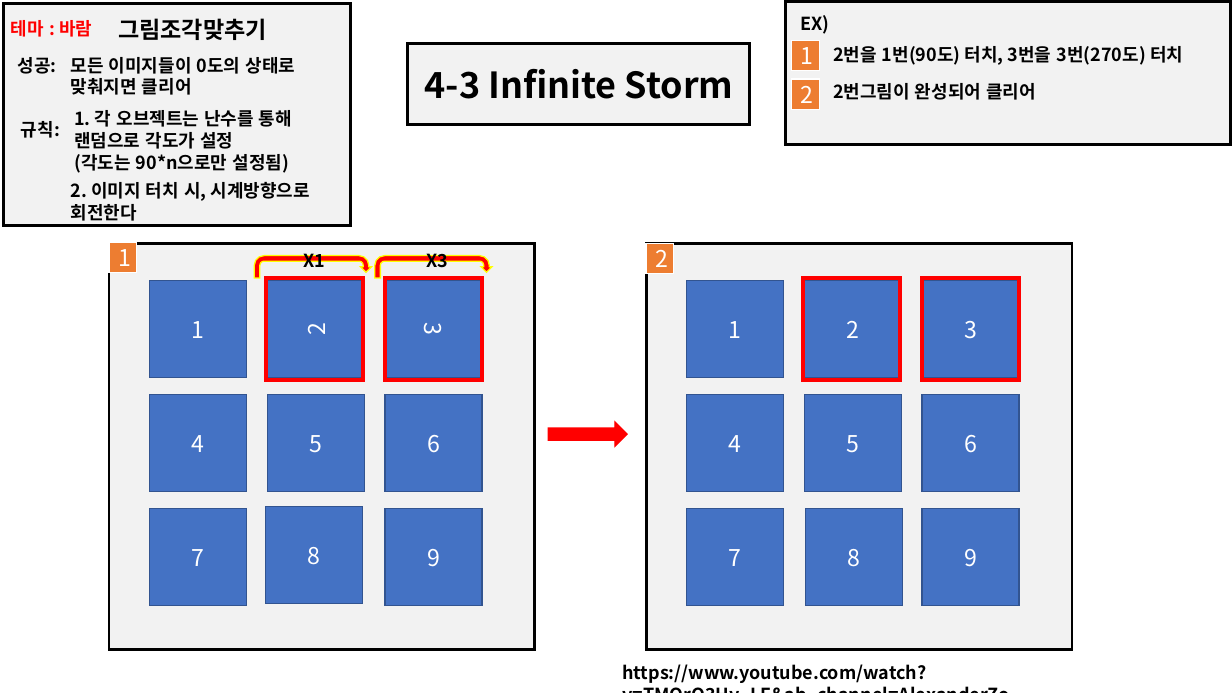
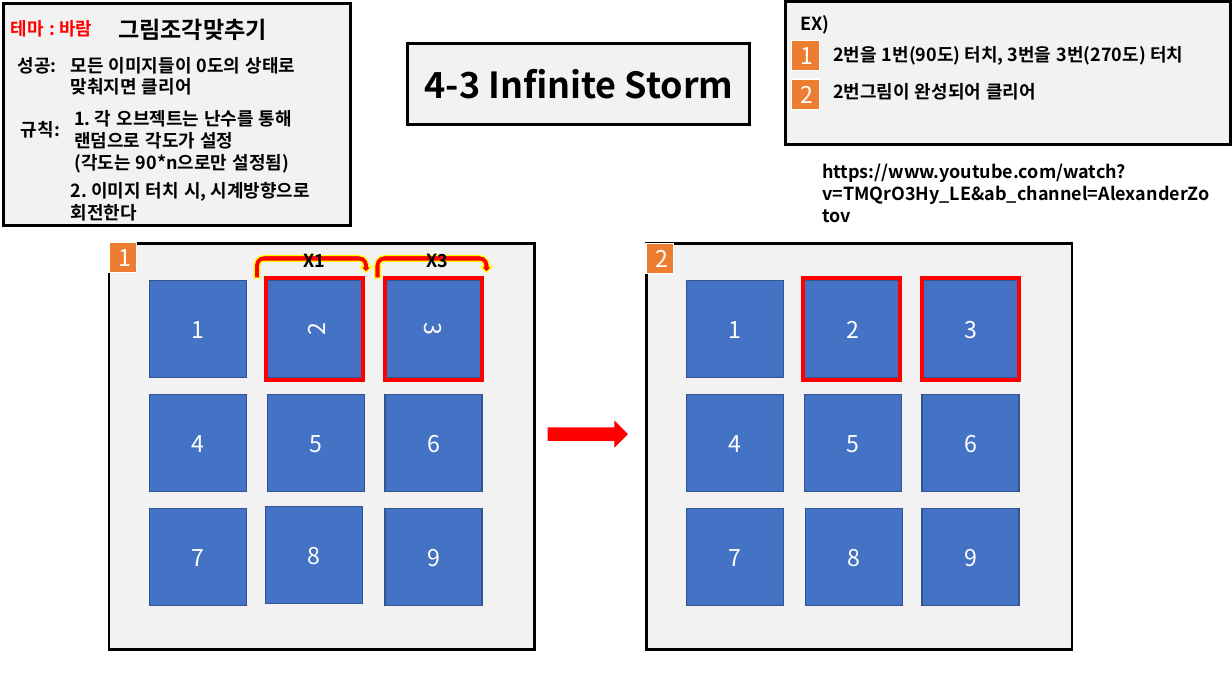
Before and after one commit to YDGYDGYDG/TeamHolyShit, a slide deck: slide 4 of 개인작업폴더/유건희/Infinite Strom.pptx. Drawn at 1232x693 pixels with LibreOffice and Linux fonts; fonts in the diff are those of the drawing. Boxes give left, top, right and bottom in pixels: in the first picture for what was removed or moved away, otherwise in the second. Text is boxed around its words. In the diff, an @@ line names an element or a change of style, - is before the commit and + after.

```diff
--- a/개인작업폴더/유건희/Infinite Strom.pptx
+++ b/개인작업폴더/유건희/Infinite Strom.pptx
@@ text "https://www.youtube.com/watch?v=TMQrO3Hy_LE&ab_channel=Alexa ..." rewrapped from <box>622,664,926,683</box> to <box>822,163,1210,204</box> @@
```
Also in this commit, not shown: 1 slide removed, 8 other files.
